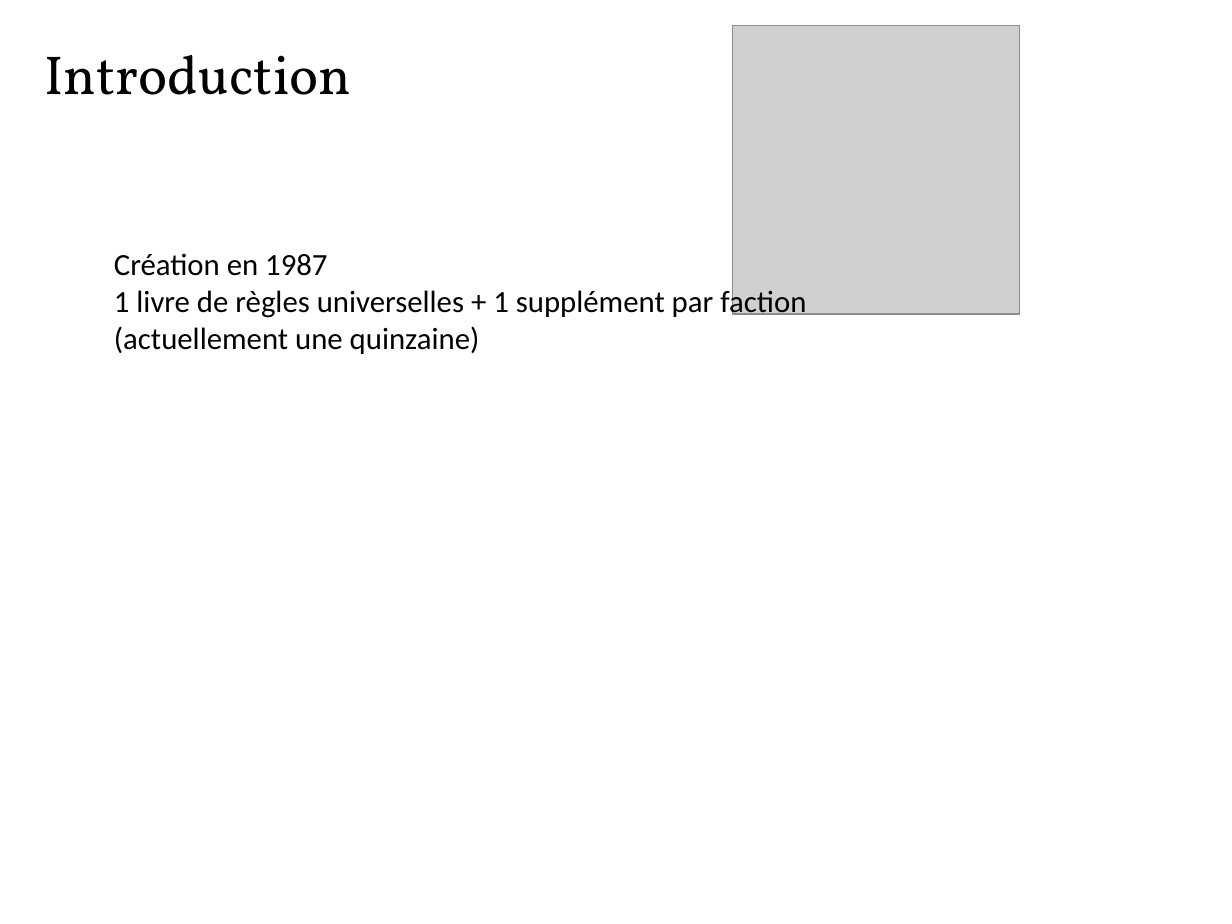
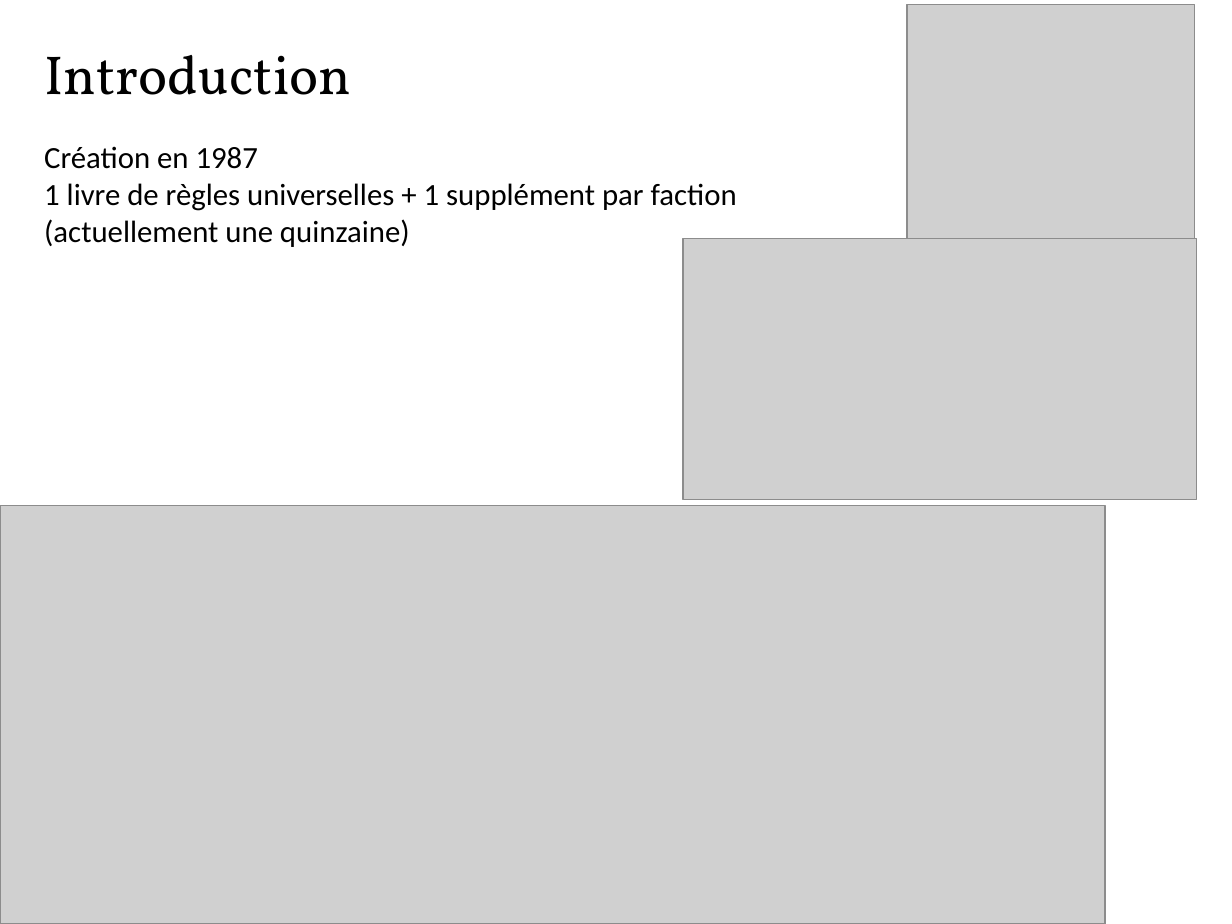
Before and after one commit to Nicaps/army-factory, a slide deck: slide 3 of Documents/14 décembre 2016/Pres.pptx. Drawn at 1232x924 pixels with LibreOffice and Linux fonts; fonts in the diff are those of the drawing; grey boxes stand for pictures. Boxes give left, top, right and bottom in pixels: in the first picture for what was removed or moved away, otherwise in the second. Text is boxed around its words. In the diff, an @@ line names an element or a change of style, - is before the commit and + after.

```diff
--- a/Documents/14 décembre 2016/Pres.pptx
+++ b/Documents/14 décembre 2016/Pres.pptx
@@ picture moved from (x1=732, y1=26, x2=1019, y2=314) to (x1=907, y1=4, x2=1194, y2=292) @@
@@ text "Création en 1987" moved from (x1=114, y1=253, x2=806, y2=354) to (x1=44, y1=146, x2=737, y2=247) @@
@@ picture added at (x1=683, y1=239, x2=1196, y2=499) @@
@@ picture added at (x1=0, y1=505, x2=1105, y2=924) @@
```
Also in this commit, not shown: 2 other slides changed.
